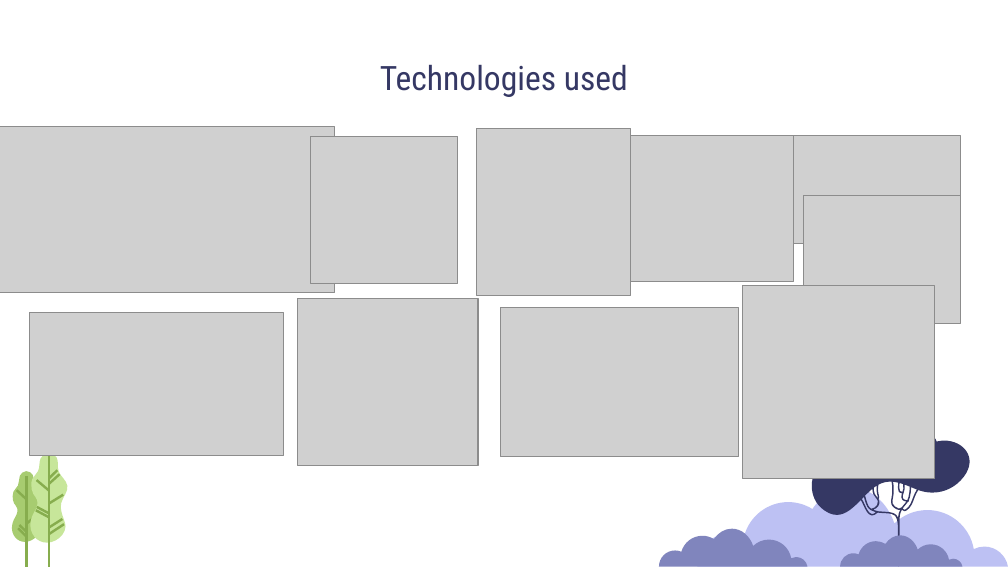
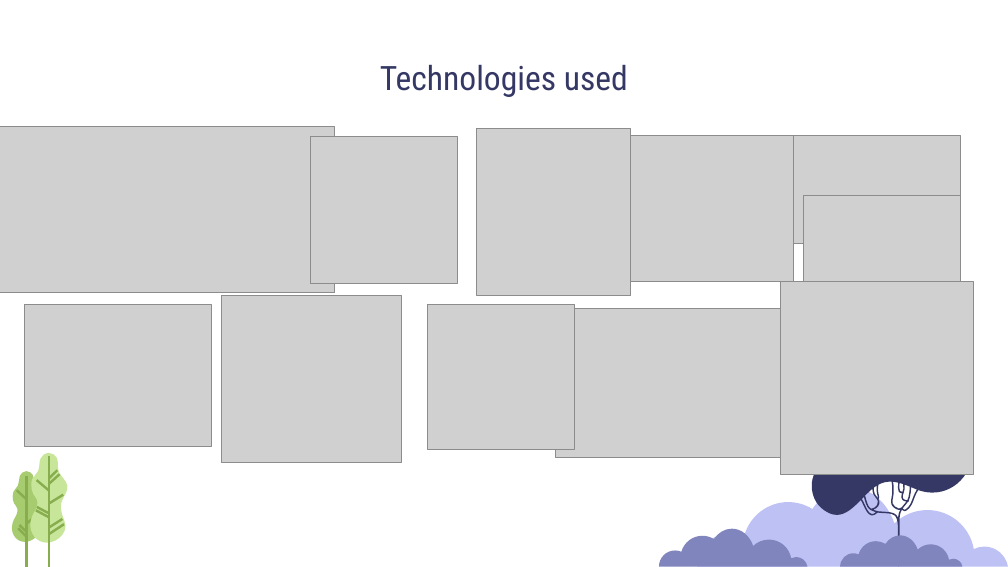
Before and after one commit to atpopov21/Timeless-Navigators, a slide deck: slide 5 of Documents/Timeless_Navigators.pptx. Drawn at 1008x567 pixels with LibreOffice and Linux fonts; fonts in the diff are those of the drawing; grey boxes stand for pictures. Boxes give left, top, right and bottom in pixels: in the first picture for what was removed or moved away, otherwise in the second. Text is boxed around its words. In the diff, an @@ line names an element or a change of style, - is before the commit and + after.

Commit message:
Add python logo in presentation

```diff
--- a/Documents/Timeless_Navigators.pptx
+++ b/Documents/Timeless_Navigators.pptx
@@ picture: place and size @@
-picture at bbox=[297, 298, 478, 466]
+picture at bbox=[222, 295, 402, 463]
@@ picture: place and size @@
-picture at bbox=[742, 286, 934, 479]
+picture at bbox=[781, 282, 974, 475]
@@ picture: place and size @@
-picture at bbox=[29, 312, 284, 456]
+picture at bbox=[25, 304, 212, 448]
@@ picture added at bbox=[427, 304, 575, 451] @@
@@ picture: place and size @@
-picture at bbox=[500, 307, 739, 457]
+picture at bbox=[555, 308, 794, 458]
```
